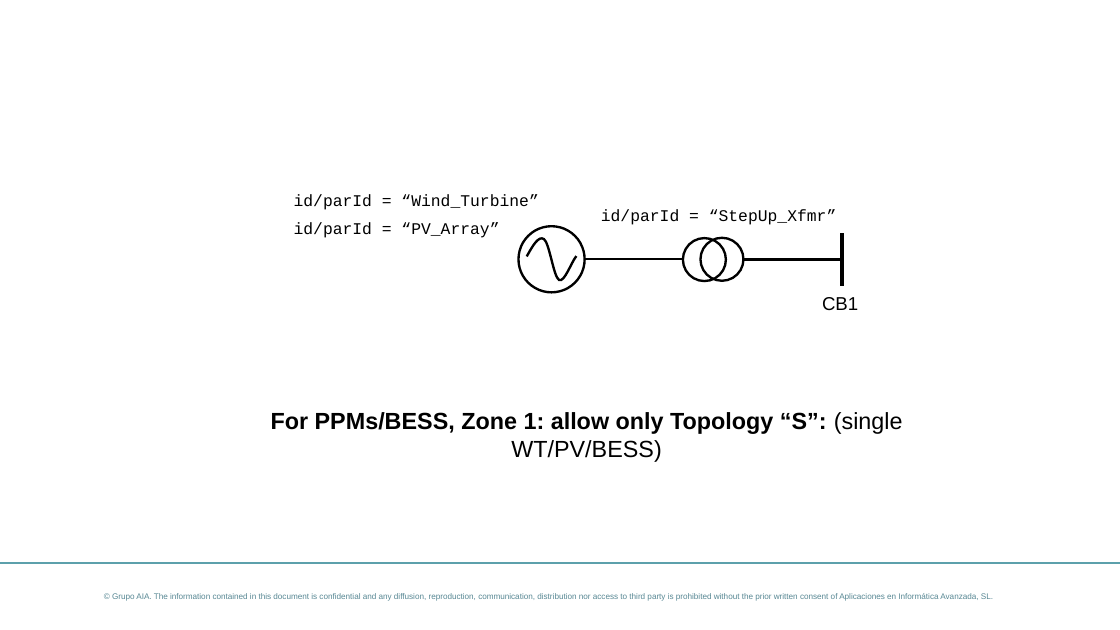
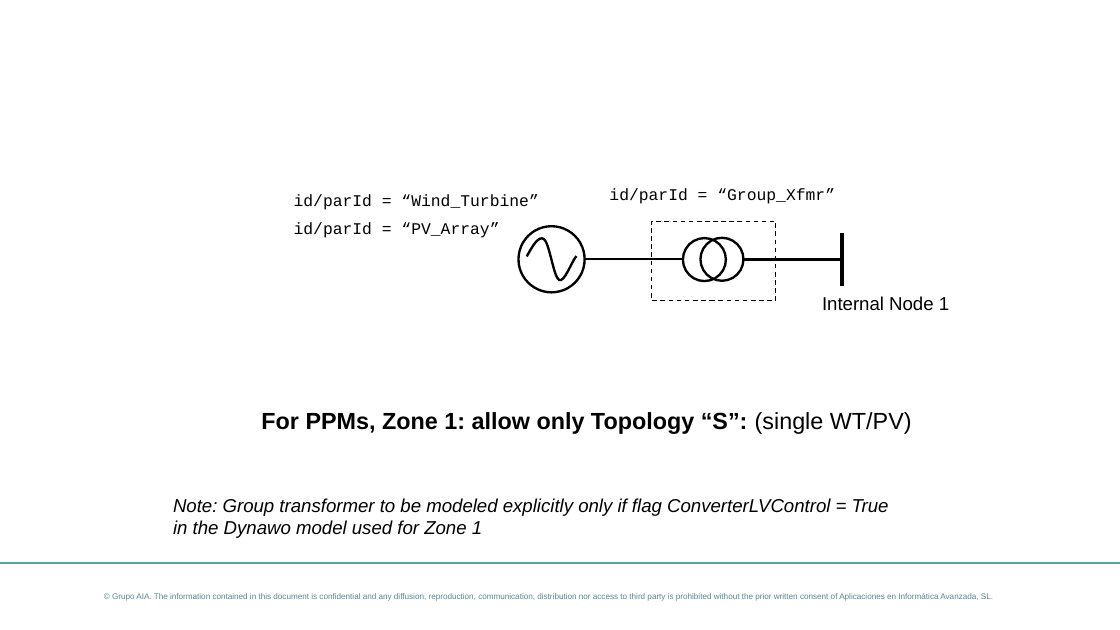
Before and after one commit to dynawo/dyn-grid-compliance-verification, a slide deck: slide 6 of docs/initialization/topology_catalog.pptx. Drawn at 1120x630 pixels with LibreOffice and Linux fonts; fonts in the diff are those of the drawing; background and template pictures are left out. Boxes give left, top, right and bottom in pixels: in the first picture for what was removed or moved away, otherwise in the second. Text is boxed around its words. In the diff, an @@ line names an element or a change of style, - is before the commit and + after.

```diff
--- a/docs/initialization/topology_catalog.pptx
+++ b/docs/initialization/topology_catalog.pptx
@@ text at <box>609,188,835,204</box>: text changed @@
-id/parId = “StepUp_Xfmr”
+id/parId = “Group_Xfmr”
@@ rectangle added at <box>652,221,776,300</box>, outline #000000 1 pt dashed @@
@@ text at <box>822,296,949,311</box>: text changed @@
-CB1
+Internal Node 1
@@ text at <box>261,412,912,434</box>: text changed @@
-For PPMs/BESS, Zone 1: allow only Topology “S”: (single WT/PV/BESS)
+For PPMs, Zone 1: allow only Topology “S”: (single WT/PV)
@@ text added at <box>173,498,889,538</box>, 16 pt, text #000000, italic @@
+Note: Group transformer to be modeled explicitly only if flag ConverterLVControl = True in the Dynawo model used for Zone 1
```
Also in this commit, not shown: 5 other slides changed, 12 other files.
